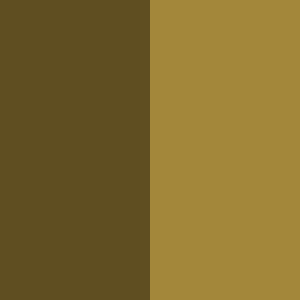
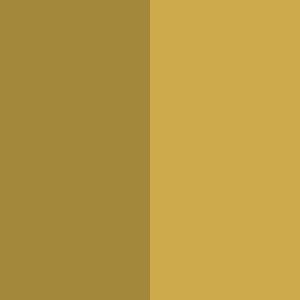
Before/after of a 300×300 layered artwork. What changed in the layer stack:
painted on "Rectangle 1 copy" over [150, 0, 300, 300]
painted on "Rectangle 1", unmasked it over [0, 0, 150, 300]
